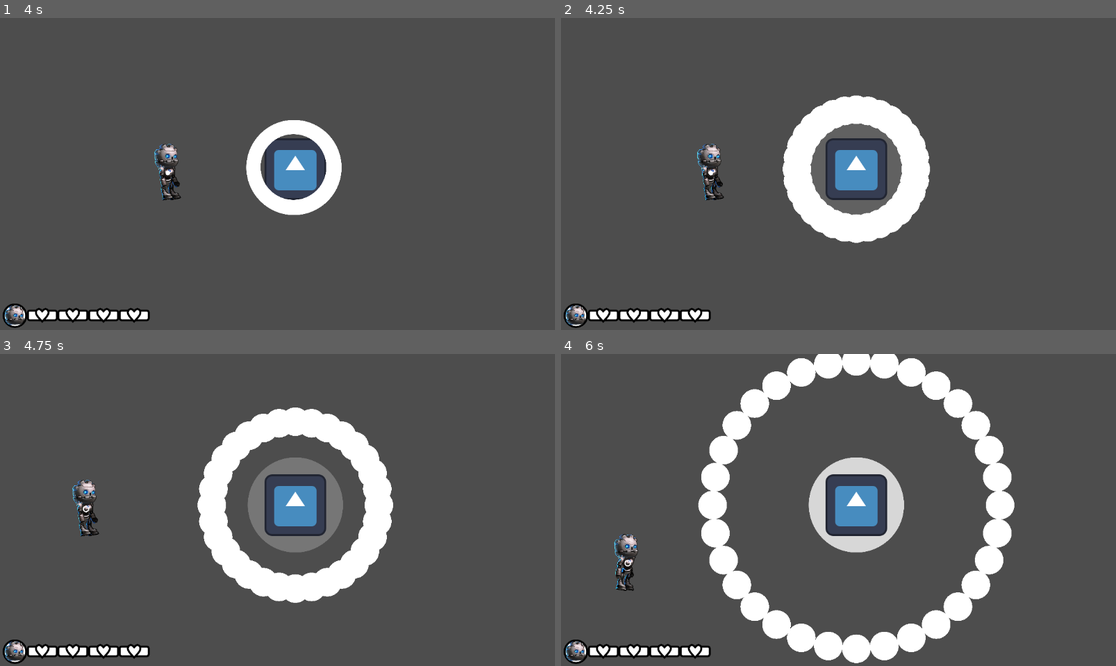
Above: before the commit, frames 1-4 (two rows, left to right).
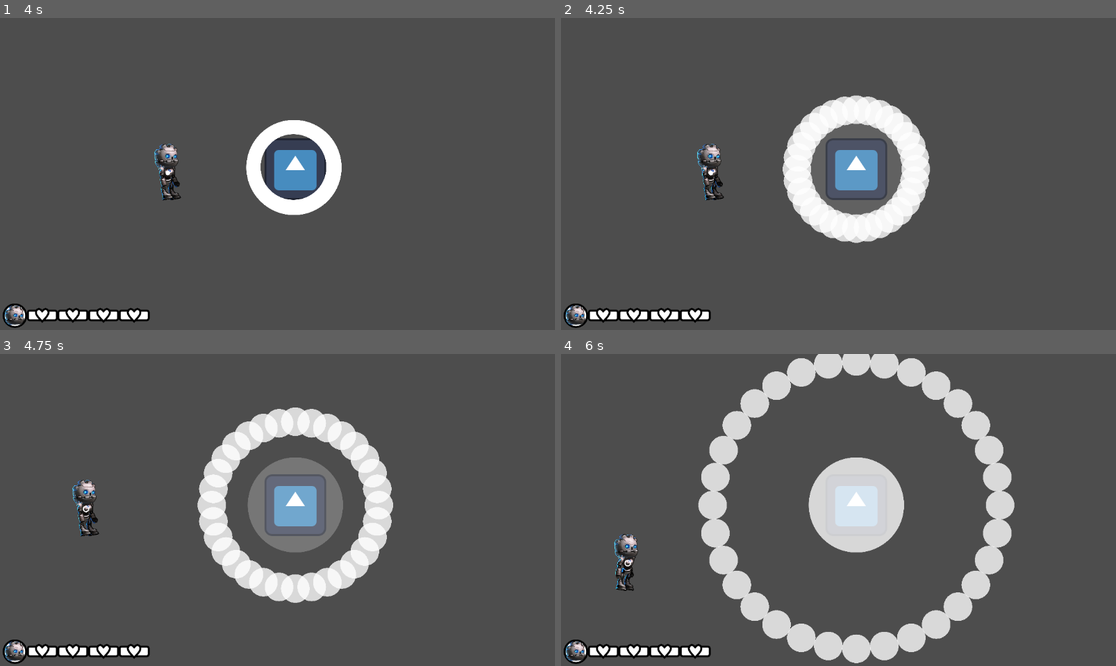
Above: after the commit, the same moments.

Repository: Ralarssenth/BulletHell
Game: Godot game, scene res://scenes/boss_room.tscn
Two runs of this game, one before a commit and one after it. Both use one fixed random seed, a clock stepped at 60 frames per second and the inputs below. The engine's default icon, where the game draws it, is replaced by a stand-in: a white triangle on a blue panel in a dark square.
Inputs:
- Up to frame 1 (4 s): tap Enter at 0.5 s; hold Right (right) 0.53-1.28 s; hold Shift (shift) 0.53-1.28 s; hold Down (down) 1.28-2.03 s; tap Shift (shift) at 1.35, 2.85 s; hold Right (right) 2.03-2.78 s; hold Shift (shift) 2.03-2.78 s; hold Up (up) 2.78-3.53 s; hold Left (left) from 3.53 s (still down); hold Shift (shift) from 3.53 s (still down)
- Up to frame 2 (4.25 s): keep holding Left (left); keep holding Shift (shift)
- Up to frame 3 (4.75 s): keep holding Left (left); release Shift (shift) at 4.28 s; tap Shift (shift) at 4.35 s
- Up to frame 4 (6 s): release Left (left) at 5.03 s; hold Down (down) 5.03-5.78 s; hold Shift (shift) 5.03-5.78 s; hold Right (right) from 5.78 s (still down); tap Shift (shift) at 5.85 s

Frame 1 is identical in both runs. In frame 2, 1.4% of the frame differs, in the area x 39-67%, y 24-73%; in frame 3, 6.5%; in frame 4, 14%, in the area x 24-82%, y 0-100%.

Commit message:
minor fixes (color and placement)

Diff:
--- a/scenes/bullet.tscn
+++ b/scenes/bullet.tscn
@@ -10,6 +10,7 @@
 script = ExtResource("1_18qvt")
 
 [node name="Sprite2D" type="Sprite2D" parent="."]
+modulate = Color(1, 1, 1, 0.784314)
 scale = Vector2(0.1, 0.1)
 texture = ExtResource("2_rba37")
 
@@ -18,6 +19,7 @@
 scale = Vector2(2.1, 2.05)
 
 [node name="CollisionShape2D" type="CollisionShape2D" parent="."]
+visible = false
 position = Vector2(0, -0.5)
 shape = SubResource("CircleShape2D_cf1hj")
 
--- a/scenes/point_blank.tscn
+++ b/scenes/point_blank.tscn
@@ -7,7 +7,6 @@
 radius = 298.015
 
 [node name="PointBlank" type="Area2D" groups=["enemy_hitbox"]]
-show_behind_parent = true
 script = ExtResource("1_y6yec")
 
 [node name="Sprite2D" type="Sprite2D" parent="."]
